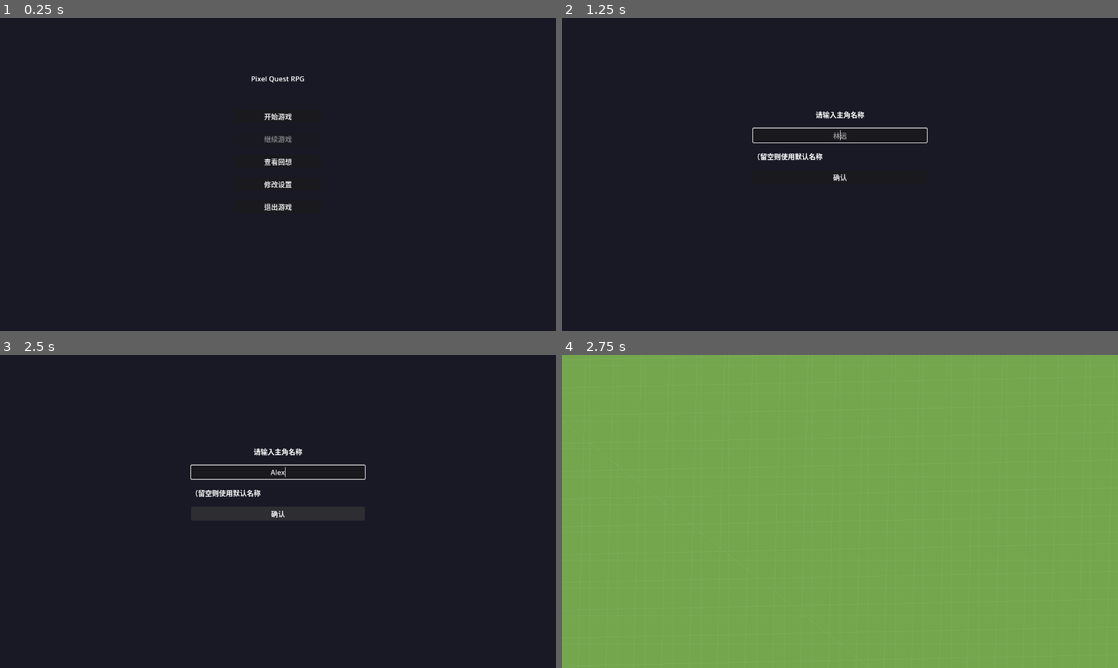
Above: before the commit, frames 1-4 (two rows, left to right).
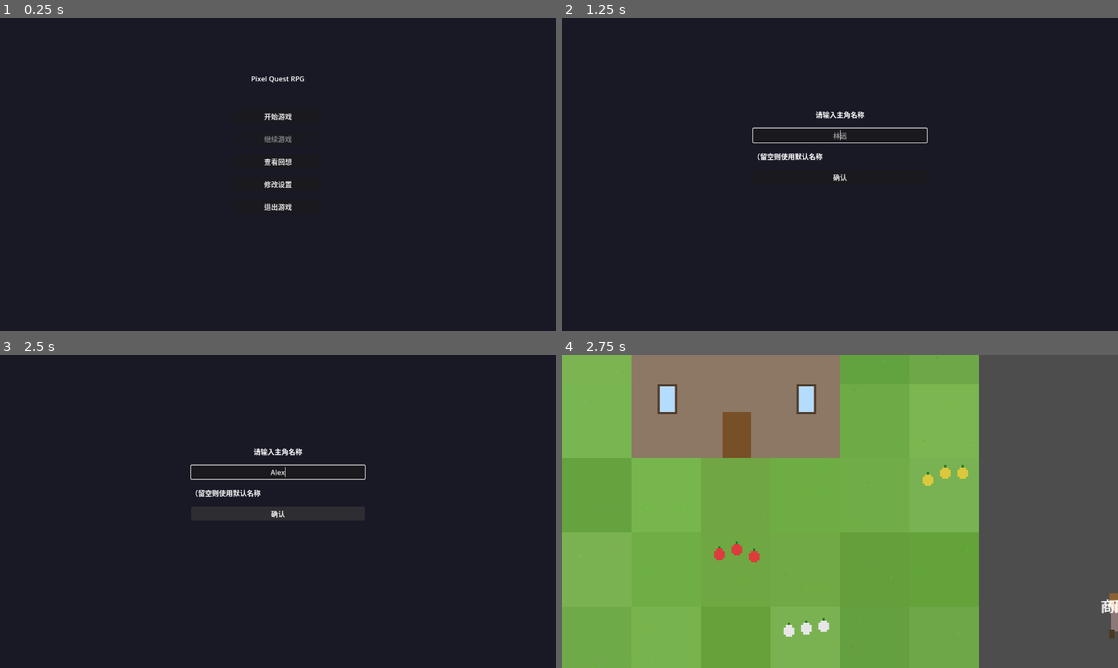
Above: after the commit, the same moments.

Repository: yfh349958021/pixel-quest-rpg
Game: Godot game, scene res://scenes/MainMenu.tscn
Two runs of this game, one before a commit and one after it. Both use one fixed random seed, a clock stepped at 60 frames per second and the inputs below.
Inputs (mouse positions are in pixels of both pictures, inside the frame that each line leads up to):
- Up to frame 1 (0.25 s): no input
- Up to frame 2 (1.25 s): click "开始游戏" at 0.5 s
- Up to frame 3 (2.5 s): click (278, 473) at 1.27 s; type "Alex" at 1.35 s; click "确认" at 2 s
- Up to frame 4 (2.75 s): no input

Frames 1-3 are identical in both runs. In frame 4, 39% of the frame differs, in the area x 0-100%, y 0-100%.
Error after the commit: Parse Error: Function "_freeze()" not found in base self. (res://src/core/player.gd:38)

Commit message:
feat: 生成并接入全部像素素材(地图/角色/立绘)
素材生成(PIL/Pillow):
- 12张地图背景图: 村庄/城市/酒馆/教堂/冰原/森林/永恒王国/金贸/岛屿
- 主角行走图: 4方向x4帧 spritesheet (32x32/帧)
- 30个高级NPC行走图: 各有独特发色/瞳色/服装
- 30个高级NPC立绘x11表情: 默认/生气/微笑/大笑/哀伤/惊讶/恐惧/淫荡/爱心笑/痴女笑/阿黑颜
- 20个普通NPC行走图

代码更新:
- MapManager: 加载实际PNG背景图替代ColorRect
- Player: 4方向行走动画(hframes/vframes spritesheet)
- NPC: 加载实际行走图+头顶名称标签
- LocalizationManager.find_portrait: 新接口(npc_name, expression_id)
- DialogueManager._get_portrait_path: 使用NPC中文名+表情编号查找

Diff:
--- a/src/autoload/dialogue_manager.gd
+++ b/src/autoload/dialogue_manager.gd
@@ -118,13 +118,15 @@
 	dialogue_ended.emit()
 
 func _get_portrait_path(speaker_key: String, cg_index: String) -> String:
+	# 使用NPC中文名和表情编号查找立绘
 	if speaker_key == "" or speaker_key == "actor":
 		return ""
-	if cg_index != "":
-		var path: String = LocalizationManager.find_portrait(speaker_key + "_bigimage_" + cg_index)
-		if path != "":
-			return path
-	return LocalizationManager.find_portrait(speaker_key + "_bigimage_01")
+	# 如果speaker_key是英文名，尝试用当前NPC中文名
+	var npc_name: String = current_npc_name
+	if npc_name == "":
+		npc_name = speaker_key
+	var expr_id: String = cg_index if cg_index != "" else "01"
+	return LocalizationManager.find_portrait(npc_name, expr_id)
 
 func _play_dialogue_audio(line: Dictionary) -> void:
 	_audio_player.stop()
--- a/src/autoload/localization_manager.gd
+++ b/src/autoload/localization_manager.gd
@@ -53,19 +53,25 @@
 				return p
 	return ""
 
-func find_portrait(base_name: String) -> String:
-	# BUG修复: 立绘也支持语言回退
-	var lang_suffix: String = SettingsManager.get_language_suffix()
-	var fallback: String = "_jp" if lang_suffix == "_cn" else "_cn"
+func find_portrait(npc_name: String, expression_id: String = "01") -> String:
+	"""查找NPC立绘路径
+	npc_name: NPC中文名
+	expression_id: 表情编号 (01~11)
+	返回完整路径或空字符串
+	"""
+	var portrait_dir: String = "res://assets/portraits/" + npc_name
 	for ext: String in [".png", ".jpg", ".webp"]:
-		for suf: String in [lang_suffix, fallback, ""]:
-			var p: String = "res://assets/sprites/portraits/" + base_name + suf + ext
-			if ResourceLoader.exists(p):
-				return p
+		var p: String = portrait_dir + "/" + expression_id + ext
+		if ResourceLoader.exists(p):
+			return p
+	# 回退到默认表情
+	for ext: String in [".png", ".jpg", ".webp"]:
+		var p: String = portrait_dir + "/01" + ext
+		if ResourceLoader.exists(p):
+			return p
 	return ""
 
 func find_pixel_image(base_name: String) -> String:
-	# BUG修复: 像素图也支持语言回退
 	var lang_suffix: String = SettingsManager.get_language_suffix()
 	var fallback: String = "_jp" if lang_suffix == "_cn" else "_cn"
 	for ext: String in [".png", ".jpg", ".webp"]:
--- a/src/autoload/map_manager.gd
+++ b/src/autoload/map_manager.gd
@@ -15,6 +15,22 @@
 signal map_transition_started()
 signal map_transition_finished()
 
+## 地图名 → 背景图路径
+const MAP_BACKGROUNDS: Dictionary = {
+	1: "res://assets/tilesets/蓝河村.png",
+	2: "res://assets/tilesets/村外平原.png",
+	3: "res://assets/tilesets/风岩城街道.png",
+	4: "res://assets/tilesets/风岩城市场.png",
+	5: "res://assets/tilesets/酒馆.png",
+	6: "res://assets/tilesets/教堂.png",
+	7: "res://assets/tilesets/北方冰原.png",
+	8: "res://assets/tilesets/永恒王国.png",
+	9: "res://assets/tilesets/永夜森林边缘.png",
+	10: "res://assets/tilesets/永夜森林深处.png",
+	11: "res://assets/tilesets/金贸王国.png",
+	12: "res://assets/tilesets/无尽海岛屿.png",
+}
+
 func setup(container: Node2D) -> void:
 	_map_container = container
 
@@ -29,7 +45,7 @@
 	current_map_id = map_id
 	GameManager.current_map_id = map_id
 	GameManager.current_map = map_data.get("name_cn", "")
-	_create_background(map_data)
+	_create_background(map_data, map_id)
 	_create_boundary_walls(map_data)
 	_spawn_npcs(map_data)
 	_create_transfers(map_data)
@@ -43,36 +59,39 @@
 	_transfer_container = null
 	_wall_body = null
 
-func _create_background(map_data: Dictionary) -> void:
+func _create_background(map_data: Dictionary, map_id: int) -> void:
 	var size_x: int = map_data.get("size_x", 40) * TILE_SIZE
 	var size_y: int = map_data.get("size_y", 30) * TILE_SIZE
+
+	# 尝试加载实际背景图
+	var bg_path: String = MAP_BACKGROUNDS.get(map_id, "")
+	if bg_path != "" and ResourceLoader.exists(bg_path):
+		var tex: Texture2D = load(bg_path)
+		if tex:
+			var sprite := Sprite2D.new()
+			sprite.name = "MapBackground"
+			sprite.texture = tex
+			sprite.scale = Vector2(
+				float(size_x) / tex.get_width(),
+				float(size_y) / tex.get_height()
+			)
+			sprite.z_index = -10
+			_map_container.add_child(sprite)
+			# 地图名称标签
+			var label := Label.new()
+			label.text = map_data.get("name_cn", "")
+			label.position = Vector2(10, 10)
+			label.z_index = 5
+			_map_container.add_child(label)
+			return
+
+	# 回退：彩色背景
 	var bg := ColorRect.new()
 	bg.name = "MapBackground"
 	bg.size = Vector2(size_x, size_y)
 	bg.color = _get_map_color(map_data.get("tileset", ""))
 	bg.z_index = -10
 	_map_container.add_child(bg)
-	# 网格线
-	var grid := Line2D.new()
-	grid.name = "Grid"
-	grid.width = 1.0
-	grid.default_color = Color(1, 1, 1, 0.05)
-	grid.z_index = -9
-	var tiles_x: int = map_data.get("size_x", 40)
-	var tiles_y: int = map_data.get("size_y", 30)
-	for x in range(tiles_x + 1):
-		grid.add_point(Vector2(x * TILE_SIZE, 0))
-		grid.add_point(Vector2(x * TILE_SIZE, size_y))
-	for y in range(tiles_y + 1):
-		grid.add_point(Vector2(0, y * TILE_SIZE))
-		grid.add_point(Vector2(size_x, y * TILE_SIZE))
-	_map_container.add_child(grid)
-	# 地图名称标签
-	var label := Label.new()
-	label.text = map_data.get("name_cn", "")
-	label.position = Vector2(10, 10)
-	label.z_index = 5
-	_map_container.add_child(label)
 
 func _get_map_color(tileset: String) -> Color:
 	match tileset:
@@ -130,15 +149,34 @@
 		var body_cs := CollisionShape2D.new()
 		body_cs.shape = body_shape
 		npc.add_child(body_cs)
+		# 行走图sprite
 		var sprite := Sprite2D.new()
 		sprite.name = "Sprite2D"
-		var is_core: bool = npc_data.get("is_core", false)
-		sprite.modulate = Color(0.8, 0.5, 0.9, 1) if is_core else Color(0.5, 0.5, 0.5, 1)
-		sprite.scale = Vector2(1.5, 1.5)
+		sprite.scale = Vector2(2.0, 2.0)
+		var npc_name: String = npc_data["name"]
+		var sprite_path: String = "res://assets/characters/npcs/%s.png" % npc_name
+		if ResourceLoader.exists(sprite_path):
+			sprite.texture = load(sprite_path)
+			# 设置hframes/vframes为spritesheet格式 (4x4)
+			sprite.hframes = 4
+			sprite.vframes = 4
+			sprite.frame = 0  # 默认朝下
+		else:
+			# 回退：彩色方块
+			var is_core: bool = npc_data.get("is_core", false)
+			sprite.modulate = Color(0.8, 0.5, 0.9, 1) if is_core else Color(0.5, 0.5, 0.5, 1)
 		npc.add_child(sprite)
+		# NPC名称标签
+		var label := Label.new()
+		label.name = "NameLabel"
+		label.text = npc_name
+		label.position = Vector2(-20, -24)
+		label.horizontal_alignment = HORIZONTAL_ALIGNMENT_CENTER
+		label.z_index = 5
+		npc.add_child(label)
 		npc.set_script(npc_script)
-		npc.npc_name = npc_data["name"]
-		npc.is_core_character = is_core
+		npc.npc_name = npc_name
+		npc.is_core_character = npc_data.get("is_core", false)
 		_npc_container.add_child(npc)
 	_map_container.add_child(_npc_container)
 
--- a/src/core/player.gd
+++ b/src/core/player.gd
@@ -1,59 +1,100 @@
 extends CharacterBody2D
-## 玩家角色
+## 玩家角色控制器
 
-signal interact_with_npc(npc: Node)
+const SPEED: float = 200.0
+const SPRITE_SCALE: Vector2 = Vector2(2.0, 2.0)
+const FRAME_SIZE: int = 32
 
-@export var move_speed: float = 200.0
+@export var npc_name: String = ""
 
-var _target_position: Vector2 = Vector2.ZERO
-var _is_moving_to_target: bool = false
-var _frozen: bool = false
+@onready var sprite: Sprite2D = $Sprite2D
+@onready var interaction_area: Area2D = $InteractionArea
+@onready var camera: Camera2D = $Camera2D
+
+var _frozen: bool = true
+var _direction: int = 0  # 0=下 1=左 2=右 3=上
+var _anim_timer: float = 0.0
+var _anim_frame: int = 0
+var _is_moving: bool = false
+var _nearby_npcs: Array = []
+var _current_npc: Node2D = null
+
+signal interact_requested(npc: Node2D)
 
 func _ready() -> void:
-	# position会在GameWorld._ready中由MapManager设置
-	pass
+	# 加载主角行走图
+	var sprite_path: String = "res://assets/characters/player/walk.png"
+	if ResourceLoader.exists(sprite_path):
+		sprite.texture = load(sprite_path)
+		sprite.hframes = 4
+		sprite.vframes = 4
+		sprite.frame_coords = Vector2i(0, 0)
+		sprite.scale = SPRITE_SCALE
+	else:
+		sprite.scale = Vector2(1.5, 1.5)
+	sprite.offset = Vector2(0, 8)
+	interaction_area.body_entered.connect(_on_area_body_entered)
+	interaction_area.body_exited.connect(_on_area_body_exited)
+	_freeze(true)
 
-func freeze_movement(frozen: bool) -> void:
-	_frozen = frozen
+func _physics_process(delta: float) -> void:
+	if _frozen:
+		return
 
-func _physics_process(_delta: float) -> void:
-	if _frozen or DialogueManager.is_active:
-		velocity = Vector2.ZERO
-		return
 	var input_dir := Vector2.ZERO
 	input_dir.x = Input.get_axis("move_left", "move_right")
 	input_dir.y = Input.get_axis("move_up", "move_down")
-	if input_dir != Vector2.ZERO:
-		_is_moving_to_target = false
-		velocity = input_dir.normalized() * move_speed
-	elif _is_moving_to_target:
-		var dir := _target_position - position
-		var dist := dir.length()
-		if dist < 5.0:
-			_is_moving_to_target = false
-			velocity = Vector2.ZERO
-		else:
-			velocity = dir.normalized() * move_speed
+
+	if input_dir.length() > 0.1:
+		_is_moving = true
+		input_dir = input_dir.normalized()
+		velocity = input_dir * SPEED
+		# 更新方向
+		if input_dir.y > 0.3:
+			_direction = 0  # 下
+		elif input_dir.y < -0.3:
+			_direction = 3  # 上
+		elif input_dir.x < -0.3:
+			_direction = 1  # 左
+		elif input_dir.x > 0.3:
+			_direction = 2  # 右
+		# 行走动画
+		_anim_timer += delta
+		if _anim_timer >= 0.15:
+			_anim_timer = 0.0
+			_anim_frame = (_anim_frame + 1) % 4
+		sprite.frame_coords = Vector2i(_anim_frame, _direction)
 	else:
+		_is_moving = false
 		velocity = Vector2.ZERO
-	move_and_slide()
-	GameManager.player_position = position
+		_anim_frame = 0
+		sprite.frame_coords = Vector2i(0, _direction)
 
-func _input(event: InputEvent) -> void:
-	if _frozen or DialogueManager.is_active:
-		return
-	if event is InputEventMouseButton and event.button_index == MOUSE_BUTTON_LEFT and event.pressed:
-		_target_position = get_global_mouse_position()
-		_is_moving_to_target = true
-	if event.is_action_pressed("interact"):
+	# 交互提示
+	if Input.is_action_just_pressed("interact"):
 		_try_interact()
 
+	move_and_slide()
+
+func _on_area_body_entered(body: Node2D) -> void:
+	if body.name.begins_with("NPC_"):
+		_nearby_npcs.append(body)
+		_current_npc = body
+
+func _on_area_body_exited(body: Node2D) -> void:
+	if body in _nearby_npcs:
+		_nearby_npcs.erase(body)
+	if _current_npc == body:
+		_current_npc = _nearby_npcs[-1] if _nearby_npcs.size() > 0 else null
+
 func _try_interact() -> void:
-	if not has_node("InteractionArea"):
-		return
-	var area: Area2D = $InteractionArea
-	var bodies: Array = area.get_overlapping_bodies()
-	for body in bodies:
-		if body is CharacterBody2D and body != self and body.has_method("get_npc_name"):
-			interact_with_npc.emit(body)
-			return
+	if _current_npc and is_instance_valid(_current_npc):
+		interact_requested.emit(_current_npc)
+
+func freeze_movement(freeze: bool) -> void:
+	_frozen = freeze
+	if freeze:
+		velocity = Vector2.ZERO
+
+func get_save_position() -> Vector2:
+	return position
Binary file added: assets/characters/npcs/伊莎贝拉.png
Binary file added: assets/characters/npcs/佣兵雷恩.png
Binary file added: assets/characters/npcs/克莱尔.png
Binary file added: assets/characters/npcs/兽人斥候小灰.png
Binary file added: assets/characters/npcs/兽人老猎人铁爪.png
Binary file added: assets/characters/npcs/冒险者公会接待员贝蒂.png
Binary file added: assets/characters/npcs/农夫老陈.png
Binary file added: assets/characters/npcs/凯瑟琳.png
Binary file added: assets/characters/npcs/商人哈桑.png
Binary file added: assets/characters/npcs/商队护卫队长阿德尔.png
Binary file added: assets/characters/npcs/城门卫兵杰克.png
Binary file added: assets/characters/npcs/塔玛拉.png
(and 381 more such lines)
